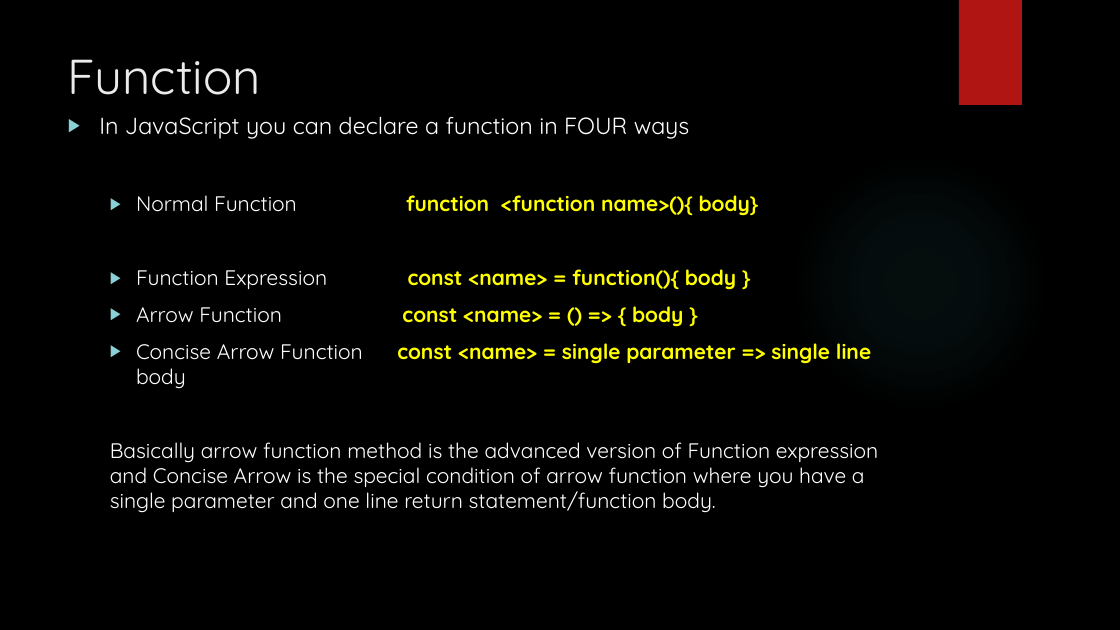
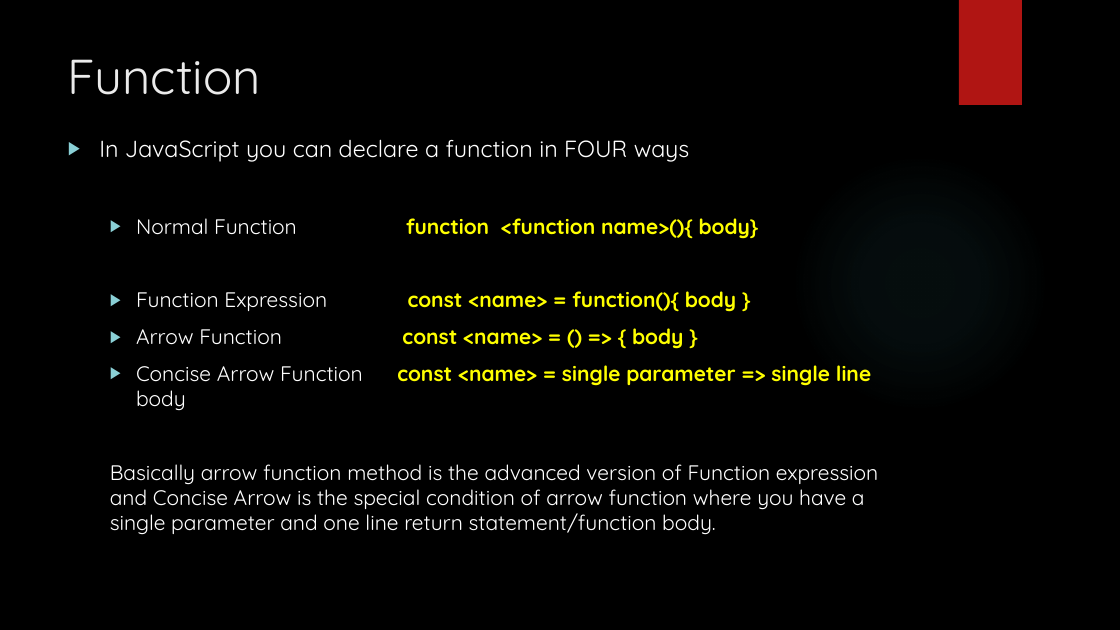
Before and after one commit to git-chinmay/my-JavaScript, a slide deck: slide 13 of JAVASCRPT.pptx (slide 12 before the commit). Drawn at 1120x630 pixels with LibreOffice and Linux fonts; fonts in the diff are those of the drawing; background and template pictures are left out. Boxes give left, top, right and bottom in pixels: in the first picture for what was removed or moved away, otherwise in the second. Text is boxed around its words. In the diff, an @@ line names an element or a change of style, - is before the commit and + after.

```diff
--- a/JAVASCRPT.pptx
+++ b/JAVASCRPT.pptx
@@ text "In JavaScript you can declare ...": place and size @@
-text "In JavaScript you can declare ..." at [99,116,878,513]
+text "In JavaScript you can declare ..." at [99,139,878,535]
```
Also in this commit, not shown: 6 slides added.
